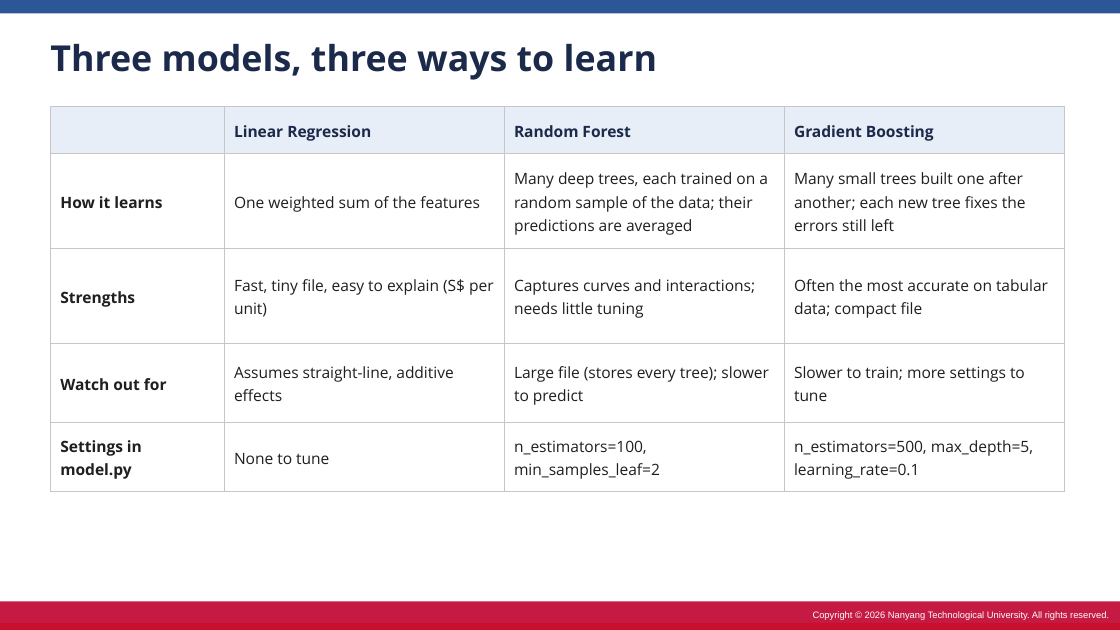
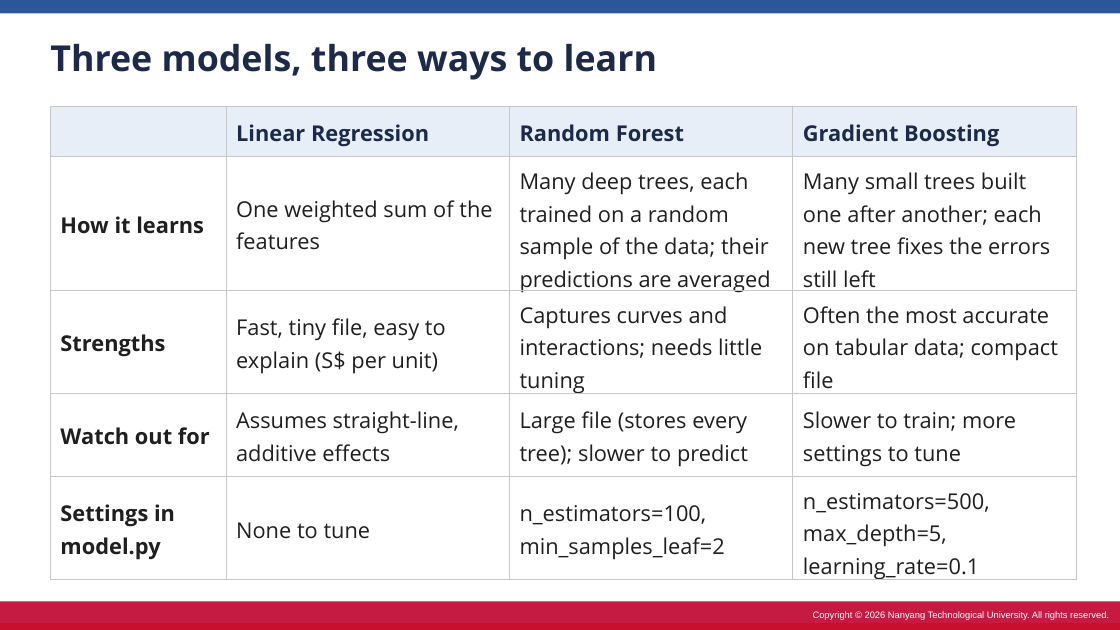
Before and after one commit to TKCH121/6m-data-c3.2-HDB_price_predictor, a slide deck: slide 9 of Coaching 1 - Linear regression [Streamlit deployment].pptx. Drawn at 1120x630 pixels with LibreOffice and Linux fonts; fonts in the diff are those of the drawing. Boxes give left, top, right and bottom in pixels: in the first picture for what was removed or moved away, otherwise in the second. Text is boxed around its words. In the diff, an @@ line names an element or a change of style, - is before the commit and + after.

```diff
--- a/Coaching 1 - Linear regression [Streamlit deployment].pptx
+++ b/Coaching 1 - Linear regression [Streamlit deployment].pptx
@@ table at <box>50,106,1076,584</box> @@
@@ size 10 to 14 pt @@
@@ table: place and size @@
-table at <box>50,106,1064,487</box>
+table at <box>50,106,1076,584</box>
```
Also in this commit, not shown: 11 other slides changed.
